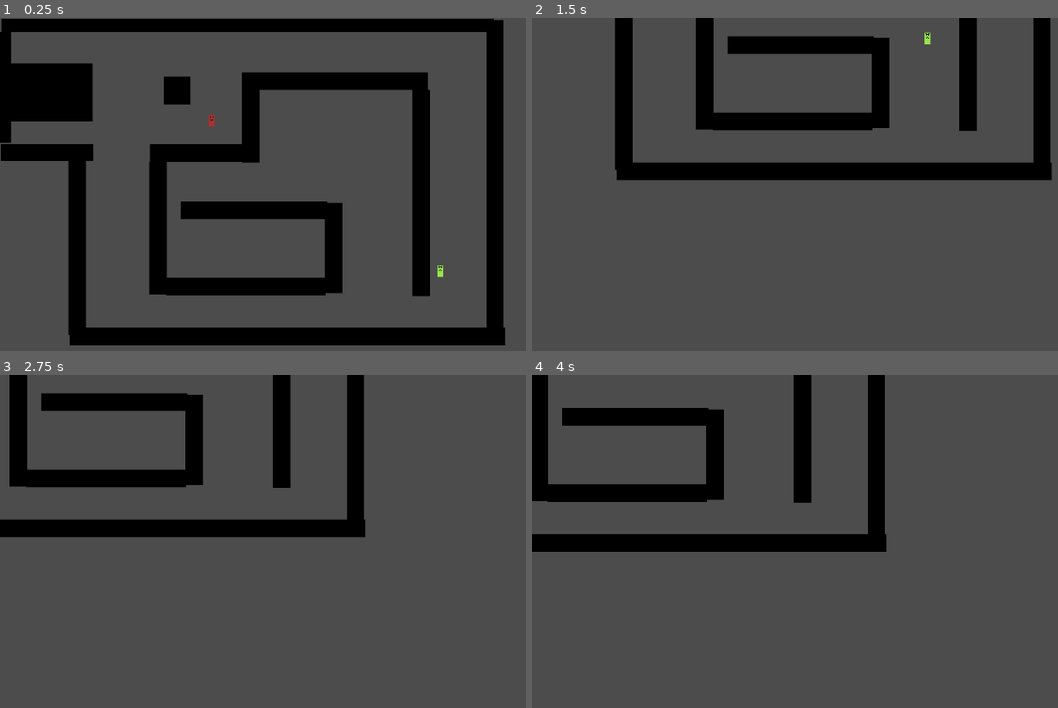
Above: before the commit, frames 1-4 (two rows, left to right).
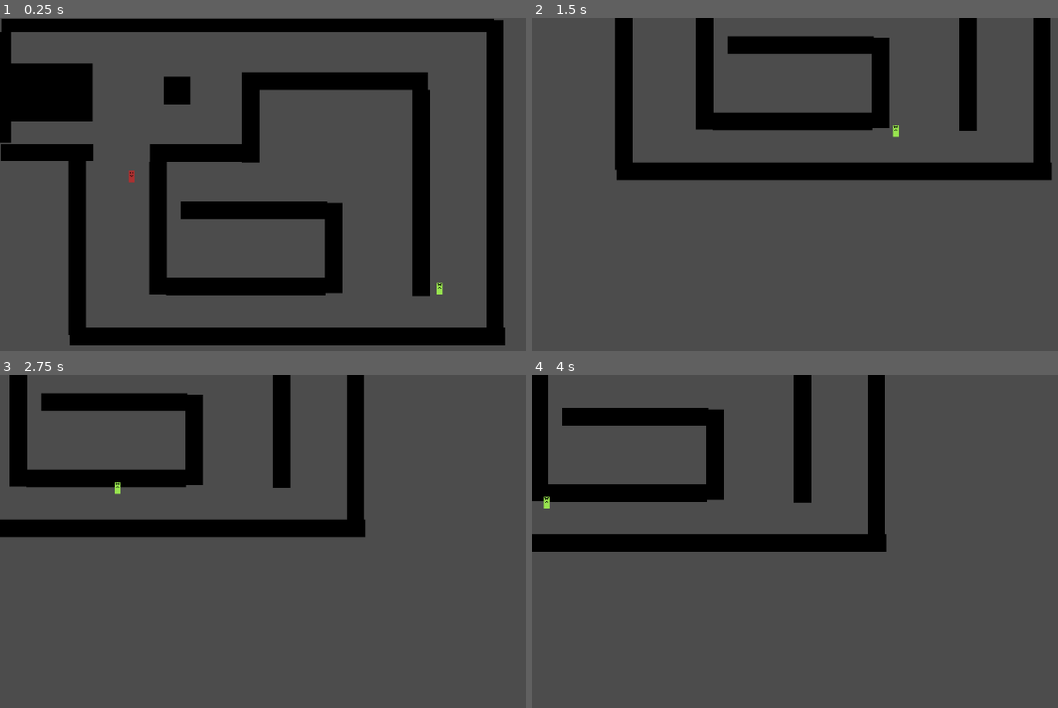
Above: after the commit, the same moments.

Repository: bbenefield89/Godot_cRPG
Game: Godot game, scene res://World.tscn
Two runs of this game, one before a commit and one after it. Both use one fixed random seed, a clock stepped at 60 frames per second and the inputs below.
Inputs (mouse positions are in pixels of both pictures, inside the frame that each line leads up to):
- Up to frame 1 (0.25 s): no input
- Up to frame 2 (1.5 s): tap Enter at 0.5 s; move the mouse to (742, 121) at 0.52 s; hold S (camera_down) 0.53-1.28 s; click (742, 121) at 0.67 s; move the mouse to (921, 61) at 1.27 s; tap A (camera_left) at 1.35 s; click (921, 61) at 1.42 s
- Up to frame 3 (2.75 s): tap Space at 2 s; move the mouse to (452, 498) at 2.02 s; hold D (camera_right) from 2.03 s (still down); click (452, 498) at 2.17 s
- Up to frame 4 (4 s): move the mouse to (868, 684) at 2.77 s; release D (camera_right) at 2.78 s; tap W (camera_up) at 2.85 s; click (868, 684) at 2.92 s; move the mouse to (outside the picture) at 3.52 s; click (outside the picture) at 3.6 s

The runs differ from the first frame. In frame 1, 0.2% of the frame differs, in the area x 24-85%, y 29-84%; in frame 2, less than 0.1%; in frame 3, less than 0.1%; in frame 4, less than 0.1%.

Commit message:
Centered the World scene

Diff:
--- a/World.tscn
+++ b/World.tscn
@@ -13,7 +13,6 @@
 outlines = [ PoolVector2Array( 14.2802, 18.2681, 661.94, 19.0618, 663.527, 420.674, 115.874, 424.643, 116.668, 195.263, …(561 unchanged characters)…
 
 [node name="World" type="Node2D"]
-position = Vector2( 11.3265, -50.9692 )
 script = ExtResource( 7 )
 
 [node name="MainCamera" type="Camera2D" parent="."]
@@ -140,7 +139,7 @@
 script = ExtResource( 5 )
 
 [node name="Actor" parent="ActorsContainer" instance=ExtResource( 1 )]
-position = Vector2( 287.586, 139.862 )
+position = Vector2( 179, 216 )
 
 [node name="EnemyContainer" type="Node2D" parent="."]
 
